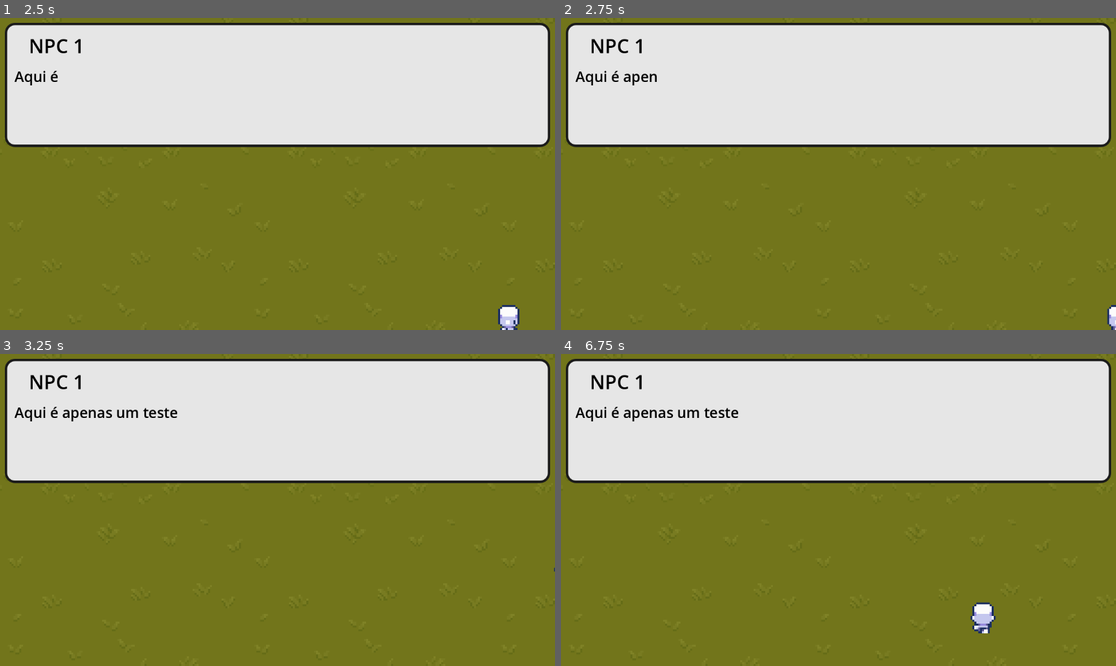
Above: before the commit, frames 1-4 (two rows, left to right).
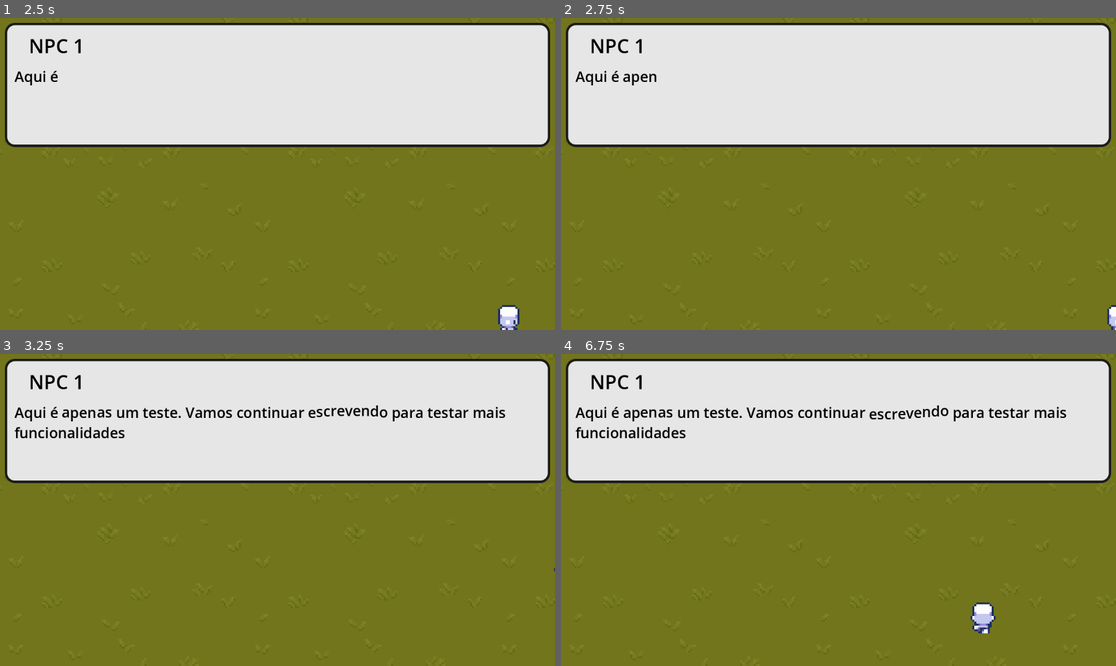
Above: after the commit, the same moments.

Repository: jpsalim21/GodotUI-GetComp
Game: Godot game, scene res://Cenas/Cena.tscn
Same seed, same stepped clock (60 frames per second), same inputs: the game is played once before the commit and once after it.
Inputs:
- Up to frame 1 (2.5 s): tap Enter at 0.5 s; hold D (right) 0.53-1.28 s; hold E (E) 0.53-1.28 s; hold S (down) 1.28-2.03 s; tap E (E) at 1.35 s; hold D (right) from 2.03 s (still down); hold E (E) from 2.03 s (still down)
- Up to frame 2 (2.75 s): keep holding D (right); keep holding E (E)
- Up to frame 3 (3.25 s): release D (right) at 2.78 s; release E (E) at 2.78 s; hold W (up) from 2.78 s (still down); tap E (E) at 2.85 s
- Up to frame 4 (6.75 s): release W (up) at 3.53 s; hold E (E) 3.53-4.28 s; hold A (left) 3.53-5.03 s; tap E (E) at 4.35, 5.85 s; hold S (down) 5.03-5.78 s; hold E (E) 5.03-5.78 s; hold D (right) 5.78-6.53 s; hold W (up) from 6.53 s (still down); hold E (E) from 6.53 s (still down)

Frame 1 is identical in both runs. In frame 2, less than 0.1% of the frame differs, in the area x 11-18%, y 17-22%; in frame 3, 1.4%, in the area x 2-92%, y 16-28%; in frame 4, 1.3%.

Commit message:
Adiciona richtext

Diff:
--- a/Cenas/Cena.tscn
+++ b/Cenas/Cena.tscn
@@ -422,7 +422,7 @@
 position = Vector2(59, -48)
 script = ExtResource("4_b78ih")
 nome = "NPC 1"
-falas = PackedStringArray("Olá tudo bem?", "Aqui é apenas um teste")
+falas = PackedStringArray("Olá tudo bem?", "Aqui é [shake]apenas[/shake] um teste. Vamos continuar [wave freq=10 amp=40]escrevendo[/wave] para testar mais funcionalidades")
 
 [node name="Area2D" type="Area2D" parent="NPC"]
 
--- a/Cenas/UI.tscn
+++ b/Cenas/UI.tscn
@@ -74,4 +74,5 @@
 layout_mode = 2
 theme_override_colors/default_color = Color(0, 0, 0, 1)
 theme_override_font_sizes/normal_font_size = 30
-text = "Lorem ipsumf djsaklfçdajskf dsajfkqlç fjdkla çfjdksal fjdksalç jkla fjdkasl fjdkaslf çjdaklf "
+bbcode_enabled = true
+text = "[shake]Lorem[/shake] ipsumf djsaklfçdajskf dsajfkqlç fjdkla çfjdksal fjdksalç jkla fjdkasl fjdkaslf çjdaklf "
--- a/Scripts/NPC.gd
+++ b/Scripts/NPC.gd
@@ -1,7 +1,7 @@
 extends Node2D
 
 @export var nome : String
-@export var falas : PackedStringArray
+@export_multiline var falas : PackedStringArray
 
 func _ready():
 	set_process(false)
--- a/Scripts/UI.gd
+++ b/Scripts/UI.gd
@@ -39,8 +39,21 @@
 
 	escrevendo = true
 	paragrafo.clear()
+	var lendoEfeito = false
+	var falaCompleta = ""
 
 	for char in falaCarregada[index]:
+		if char == '[':
+			lendoEfeito = true
+
+		falaCompleta += char
+
+		if lendoEfeito:
+			if char == ']':
+				lendoEfeito = false
+				paragrafo.text = falaCompleta
+			continue
+
 		paragrafo.append_text(char)
 		timer.start()
 		await timer.timeout
Not shown: 1 places in Cenas/Cena.tscn that only renumber resources
Not shown: 1 places in Cenas/UI.tscn that only renumber resources
